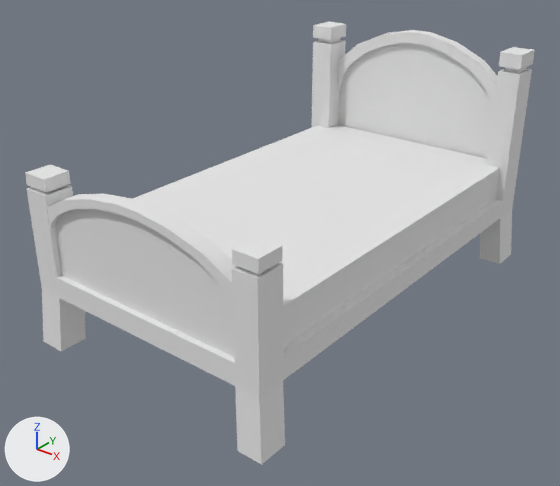
The FBX model Assets/Finn/Models/fbx models/green_bed.fbx, before and after one commit.
Camera for both pictures: a camera (50 mm lens) standing at (-6.21, -5.05, 3.6) and looking at (-10.02, -0.28, 0.64). Arrows for +X, +Y and +Z are at lower left; the lights stay in place. Where no turn or scale is listed for an object, it has been applied to the vertices.

Objects in the first picture: 'Green Bed'.
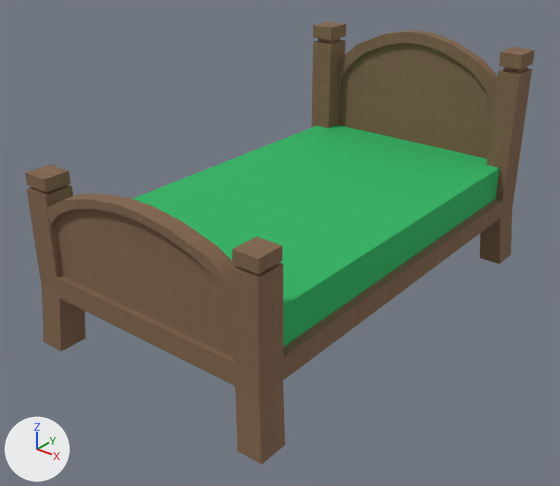
The newer file is also rescaled (x0.754), turned or shifted as a whole; pictures and numbers use the older file's frame.

Changed parts and their boxes (x1, y1, x2, y2) in the pictures (560 x 486 px):
'Green Bed', surface changed: (25, 22, 535, 464) in both

Diff of the bpy script that builds the scene:
```diff
--- a/Assets/Finn/Models/fbx models/green_bed.fbx.py
+++ b/Assets/Finn/Models/fbx models/green_bed.fbx.py
@@ img_bed_frame_basecolor_png @@
+img_bed_frame_basecolor_png = load_image('bed_frame_BaseColor.png', '../Materials/bed_frame_BaseColor.png', 1024, 1024, 'sRGB')
@@ img_bed_sheets_basecolor_1_png @@
+img_bed_sheets_basecolor_1_png = load_image('bed_sheets_BaseColor 1.png', '../Materials/bed_sheets_BaseColor 1.png', 1024, 1024, 'sRGB')
@@ mat_lambert3sg_003 @@
 mat_lambert3sg_003 = principled_material('lambert3SG.003')
-mat_lambert3sg_003.base_color = (0.8, 0.8, 0.8)  # white #e7e7e7
+mat_lambert3sg_003.texture = img_bed_sheets_basecolor_1_png
 mat_lambert3sg_003.roughness = 1.0
@@ mat_lambert2sg_004 @@
 mat_lambert2sg_004 = principled_material('lambert2SG.004')
-mat_lambert2sg_004.base_color = (0.8, 0.8, 0.8)  # white #e7e7e7
+mat_lambert2sg_004.texture = img_bed_frame_basecolor_png
 mat_lambert2sg_004.roughness = 1.0
```
